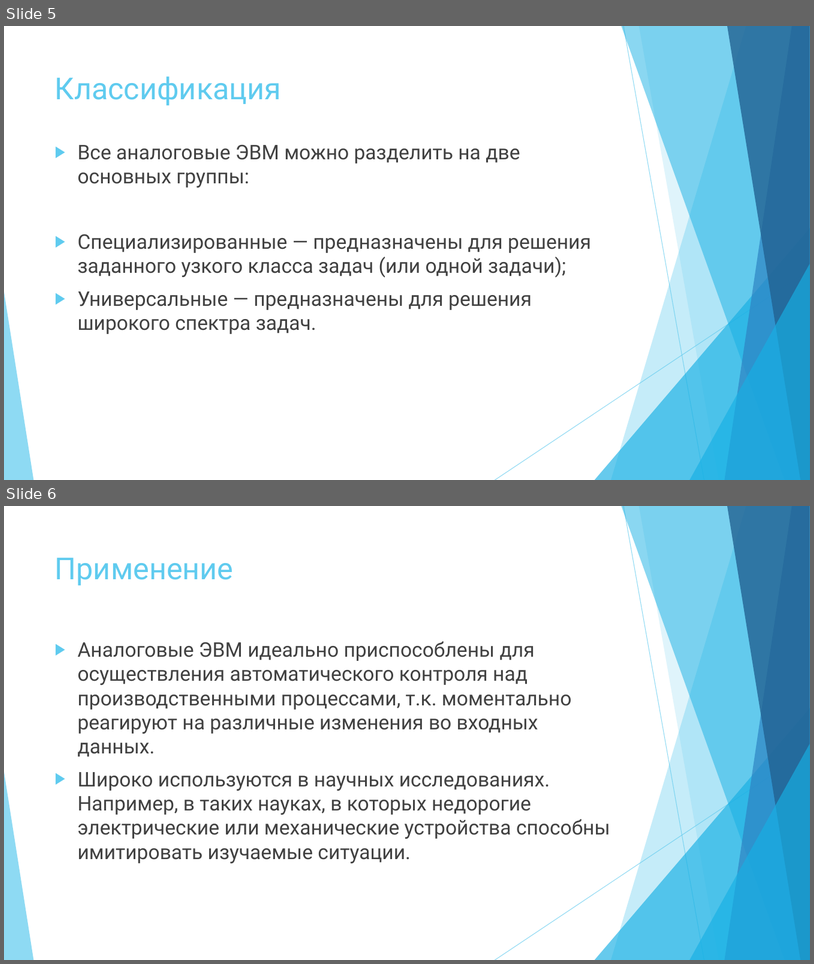
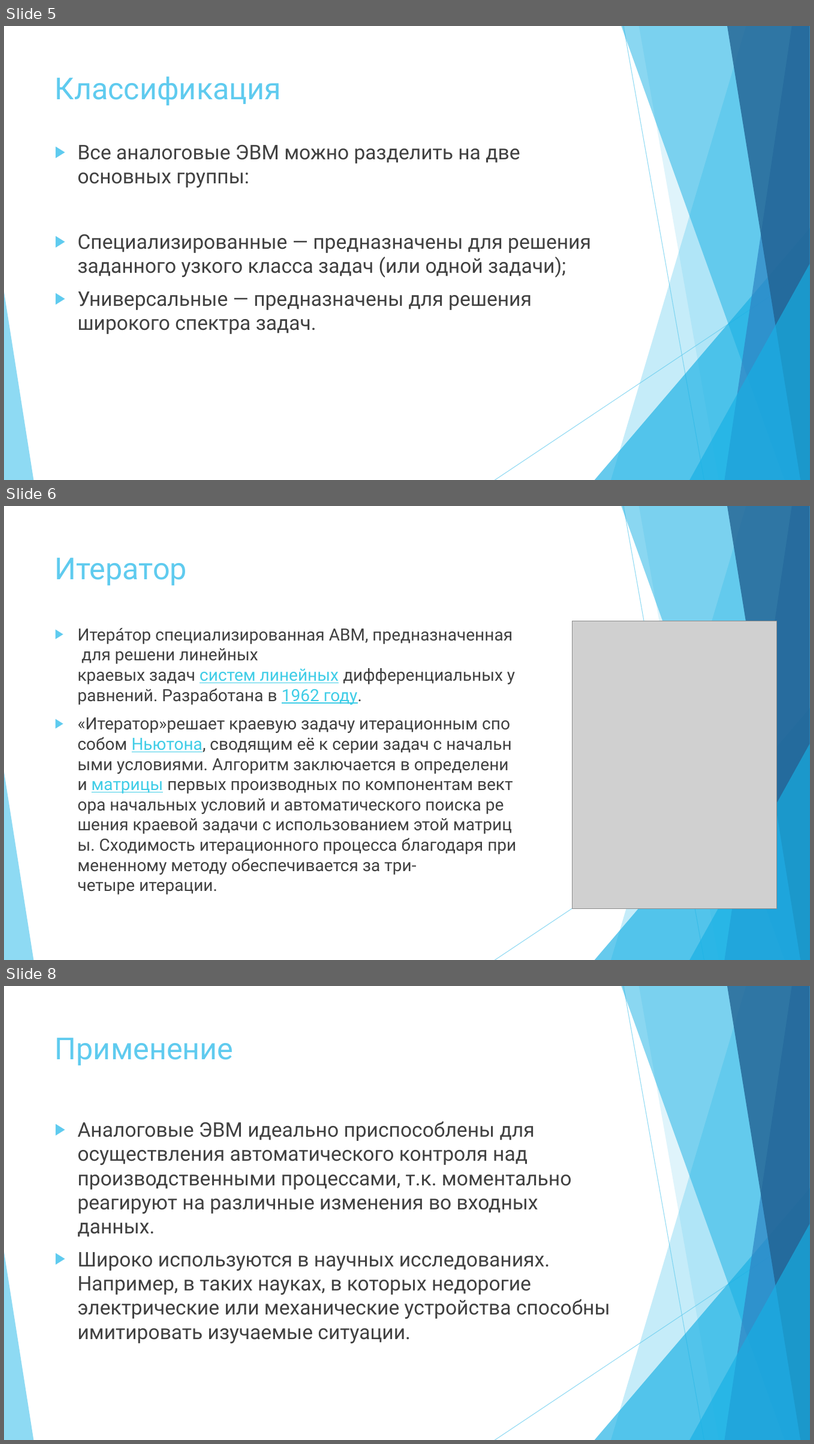
Before and after one commit to kkmt-likh/P2-20, a slide deck: Аналоговая ЭВМ.pptx. Shown one above the other, each under a label of ours: slides 5 and 6 before the commit, slides 5, 6 and 8 after it; the slides between them are not shown. The pictures are 814x964 and 814x1444 pixels, drawn with LibreOffice and Linux fonts; fonts in the diff are those of the drawing; grey boxes stand for pictures. Boxes give left, top, right and bottom in pixels: in the first picture for what was removed or moved away, otherwise in the second. Text is boxed around its words. In the diff, an @@ line names an element or a change of style, - is before the commit and + after.

```diff
--- a/Аналоговая ЭВМ.pptx
+++ b/Аналоговая ЭВМ.pptx
@@ slide 6 added at (4,506,810,960), background #FFFFFF; not listed: 10 template elements that a slide beside it also shows @@
@@ title added at (55,558,187,585), 36 pt, text #5FCBEF @@
+Итератор
@@ text added at (78,628,513,874), 20 pt, text #404040 @@
+▶ Итера́тор специализированная АВМ, предназначенная для решени линейных краевых задач систем линейных дифференциальных уравнений. Разработана в 1962 году.
+▶ «Итератор»решает краевую задачу итерационным способом Ньютона, сводящим её к серии задач с начальными условиями. Алгоритм заключается в определении матрицы первых производных по компонентам вектора начальных условий и автоматического поиска решения краевой задачи с использованием этой матрицы. Сходимость итерационного процесса благодаря примененному методу обеспечивается за три-четыре итерации.
@@ picture added at (573,621,777,908) @@
@@ what was slide 6 is now slide 8 @@
```
Also in this commit, not shown: 1 slide changed, 1 other slide added.
